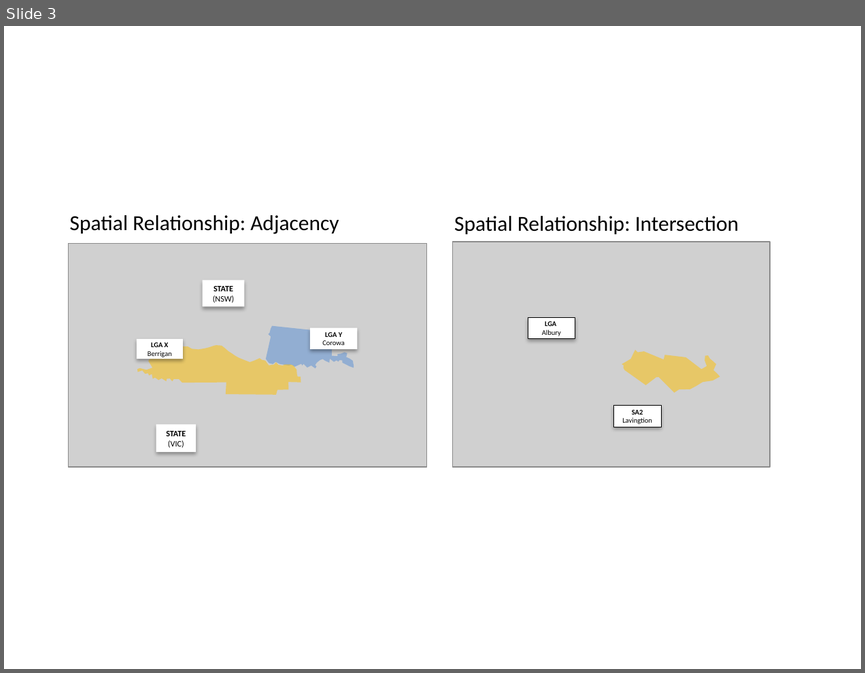
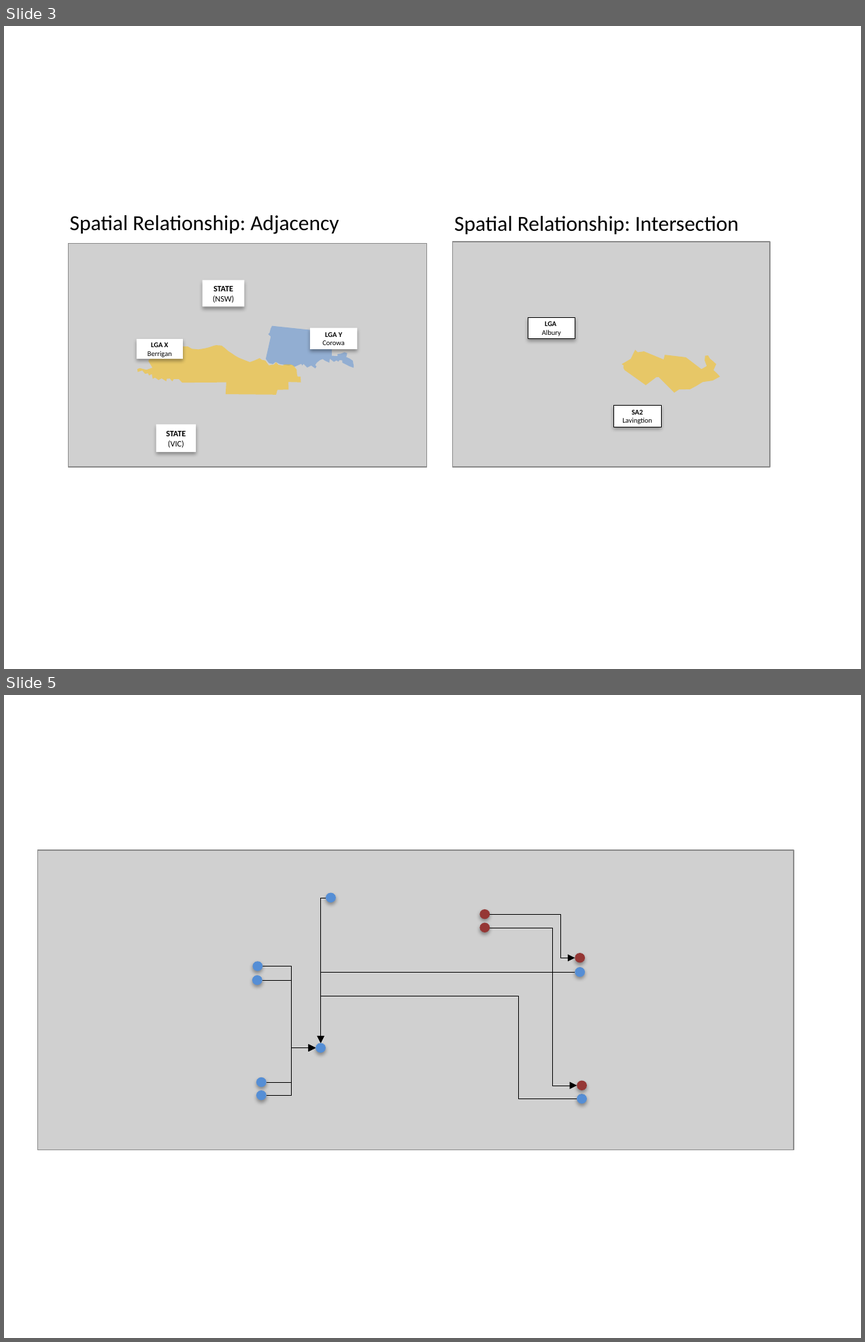
Before and after one commit to NICTA/fsdf-hackfest, a slide deck: assets/Hackfest - FSDF Overview.pptx. Shown one above the other, each under a label of ours: slide 3 before the commit, slides 3 and 5 after it; the slides between them are not shown. The pictures are 865x673 and 865x1342 pixels, drawn with LibreOffice and Linux fonts; fonts in the diff are those of the drawing; grey boxes stand for pictures. Boxes give left, top, right and bottom in pixels: in the first picture for what was removed or moved away, otherwise in the second. Text is boxed around its words. In the diff, an @@ line names an element or a change of style, - is before the commit and + after.

```diff
--- a/assets/Hackfest - FSDF Overview.pptx
+++ b/assets/Hackfest - FSDF Overview.pptx
@@ slide 5 added at [4, 695, 861, 1338], background #FFFFFF @@
@@ picture added at [38, 850, 794, 1150] @@
@@ elbow arrow added from (325, 897) to (321, 1043), #000000 0.25 pt @@
@@ ellipse added at [325, 893, 336, 902], fill #558ED5 @@
@@ ellipse added at [479, 909, 490, 919], fill #953735 @@
@@ elbow arrow added from (490, 915) to (575, 958), #000000 0.25 pt @@
@@ ellipse added at [479, 923, 490, 932], fill #953735 @@
@@ elbow arrow added from (490, 927) to (577, 1085), #000000 0.25 pt @@
@@ ellipse added at [575, 953, 585, 962], fill #953735 @@
@@ ellipse added at [252, 962, 263, 971], fill #558ED5 @@
@@ ellipse added at [252, 975, 263, 985], fill #558ED5 @@
@@ elbow arrow added from (263, 966) to (316, 1048), #000000 0.25 pt @@
@@ elbow arrow added from (575, 972) to (321, 1043), #000000 0.25 pt @@
@@ ellipse added at [575, 966, 585, 976], fill #558ED5 @@
@@ elbow arrow added from (262, 981) to (316, 1048), #000000 0.25 pt @@
@@ elbow arrow added from (577, 1098) to (321, 1043), #000000 0.25 pt @@
@@ elbow arrow added from (266, 1083) to (316, 1048), #000000 0.25 pt @@
@@ elbow arrow added from (266, 1095) to (316, 1048), #000000 0.25 pt @@
@@ ellipse added at [316, 1043, 326, 1052], fill #558ED5 @@
@@ ellipse added at [256, 1077, 266, 1087], fill #558ED5 @@
@@ ellipse added at [577, 1081, 587, 1090], fill #953735 @@
@@ ellipse added at [256, 1090, 266, 1100], fill #558ED5 @@
@@ ellipse added at [577, 1093, 587, 1103], fill #558ED5 @@
```
Also in this commit, not shown: 2 slides changed, 1 other file.
